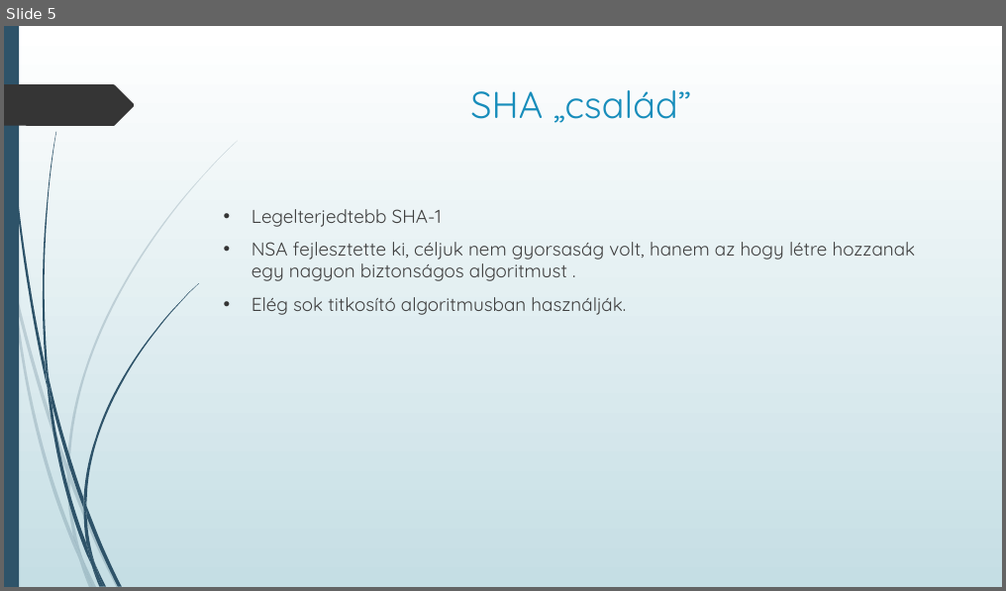
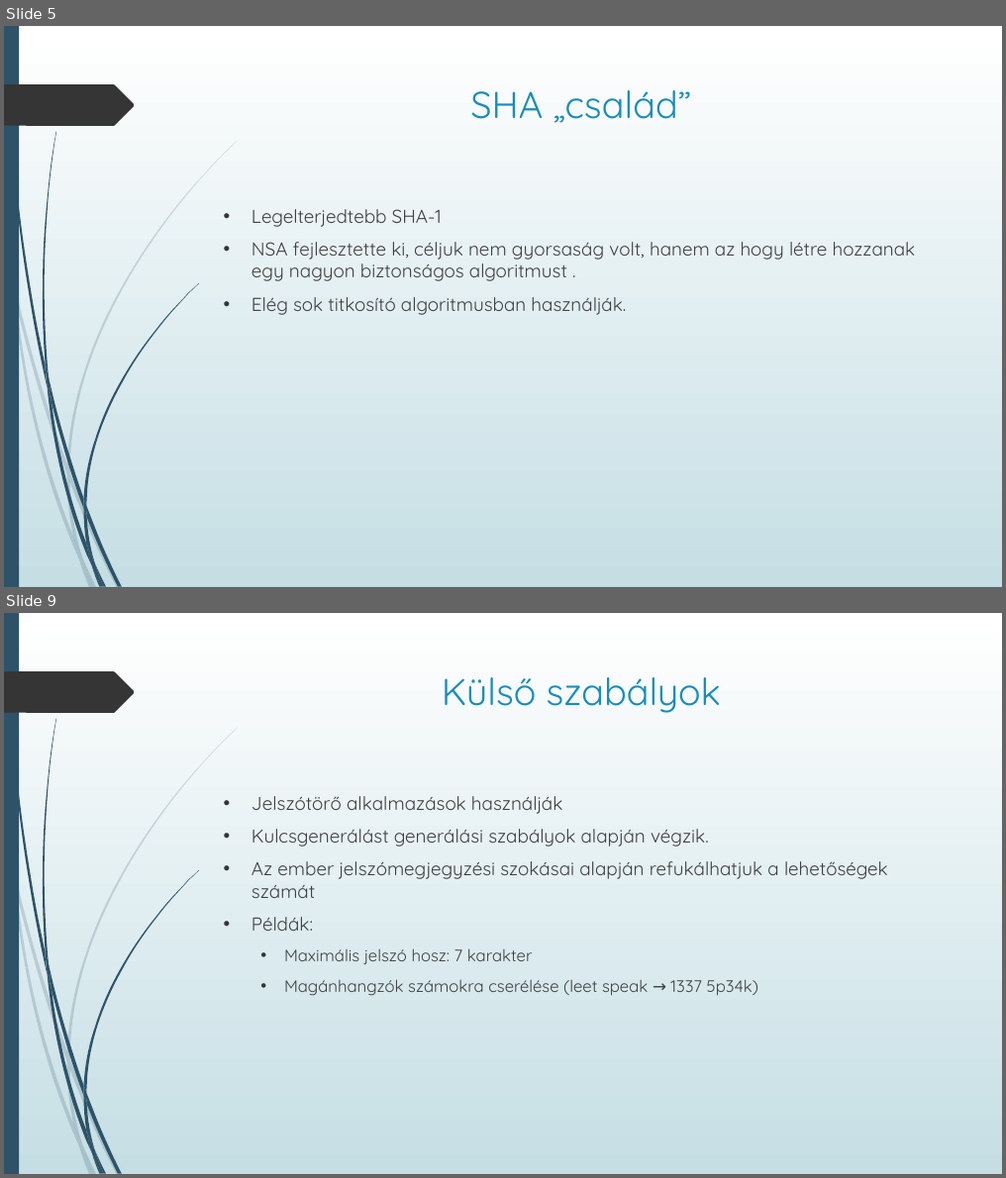
Before and after one commit to njszki-2016-14sz/CSS-Champions, a slide deck: Hash Tábla Algoritmisok.pptx. Shown one above the other, each under a label of ours: slide 5 before the commit, slides 5 and 9 after it; the slides between them are not shown. The pictures are 1006x591 and 1006x1178 pixels, drawn with LibreOffice and Linux fonts; fonts in the diff are those of the drawing. Boxes give left, top, right and bottom in pixels: in the first picture for what was removed or moved away, otherwise in the second. Text is boxed around its words. In the diff, an @@ line names an element or a change of style, - is before the commit and + after.

```diff
--- a/Hash Tábla Algoritmisok.pptx
+++ b/Hash Tábla Algoritmisok.pptx
@@ slide 9 added at (4,613,1002,1174), background gradient #FFFFFF to #C5DEE5; not listed: 24 template elements that a slide beside it also shows @@
@@ title added at (442,677,721,713), 36 pt, text #178DBB @@
+Külső szabályok
@@ text added at (252,796,888,996), 18 pt, text #404040 @@
+• Jelszótörő alkalmazások használják
+• Kulcsgenerálást generálási szabályok alapján végzik.
+• Az ember jelszómegjegyzési szokásai alapján refukálhatjuk a lehetőségek számát
+• Példák:
+  • Maximális jelszó hosz: 7 karakter
+  • Magánhangzók számokra cserélése (leet speak → 1337 5p34k)
```
Also in this commit, not shown: 5 other slides added.
